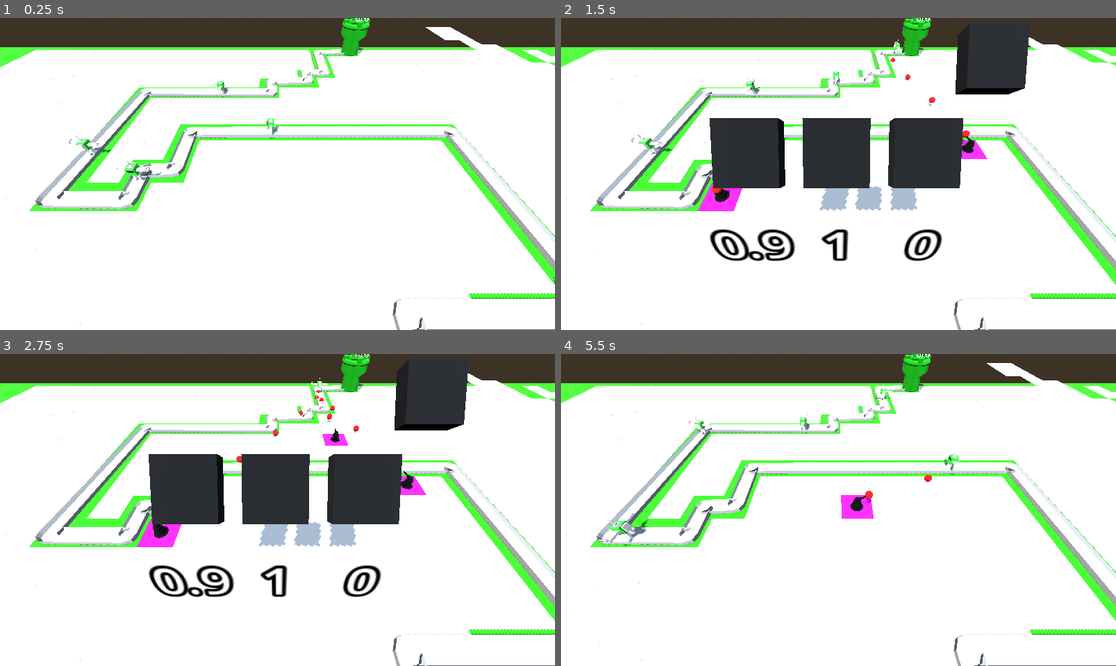
Above: before the commit, frames 1-4 (two rows, left to right).
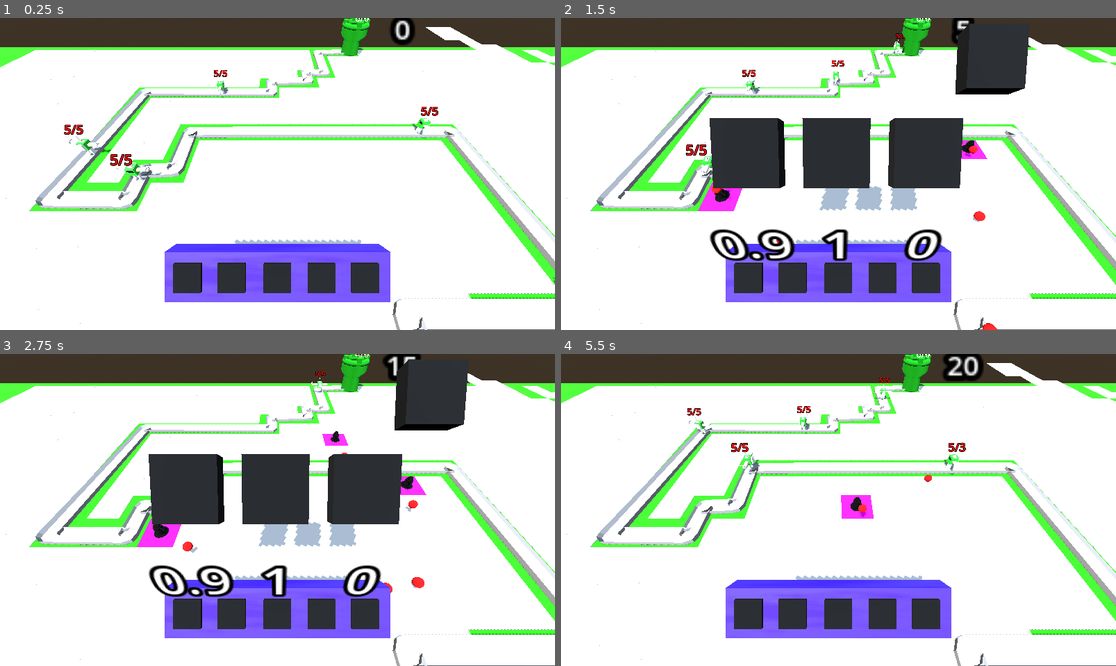
Above: after the commit, the same moments.

Repository: isaacK-428/barbarian-blaster
Game: Godot game, scene res://scenes/main_scene.tscn
The game is run twice, just before and just after one commit, with the same random seed, the same clock (stepped at 60 frames per second) and the same inputs.
Inputs (mouse positions are in pixels of both pictures, inside the frame that each line leads up to):
- Up to frame 1 (0.25 s): no input
- Up to frame 2 (1.5 s): move the mouse to (960, 158) at 0.52 s; press the mouse at (960, 158) at 0.53 s; move the mouse to (727, 189) at 1.27 s; release the mouse at (727, 189) at 1.28 s; click (727, 189) at 1.35 s
- Up to frame 3 (2.75 s): move the mouse to (333, 441) at 2.02 s; press the mouse at (333, 441) at 2.03 s
- Up to frame 4 (5.5 s): move the mouse to (810, 572) at 2.77 s; release the mouse at (810, 572) at 2.78 s; click (810, 572) at 2.85 s; tap Enter at 3.5 s; move the mouse to (1005, 556) at 3.52 s; press the mouse at (1005, 556) at 3.53 s; tap R (restart) at 4.25 s; move the mouse to (672, 463) at 4.27 s; release the mouse at (672, 463) at 4.28 s; click (672, 463) at 4.35 s; move the mouse to (866, 510) at 5.02 s; press the mouse at (866, 510) at 5.03 s

The runs differ from the first frame. In frame 1, 8.5% of the frame differs, in the area x 6-82%, y 0-94%; in frame 2, 7.7%; in frame 3, 7.5%; in frame 4, 9.0%, in the area x 6-77%, y 0-92%.

Commit message:
fixed another upgrade bug
forgot to give an individual uogrades array to each turret

Diff:
--- a/enemy/enemy.gd
+++ b/enemy/enemy.gd
@@ -5,7 +5,7 @@
 @onready var base = get_tree().get_first_node_in_group("base")
 func _ready() -> void:
 	#progress = 0.0
-	こんにちは()
+	pass
 
 
 
@@ -16,5 +16,3 @@
 		queue_free()
 func move(delta):
 	progress+=speed*delta
-func こんにちは():
-	print("oh my gosh")
--- a/enemy/enemy.tscn
+++ b/enemy/enemy.tscn
@@ -48,3 +48,11 @@
 
 [node name="guy" parent="." unique_id=1930261839 instance=ExtResource("3_ppra6")]
 transform = Transform3D(0.52, 0, 0, 0, 0.52, 0, 0, 0, 0.52, 0.10424048, -0.04240322, -0.17499852)
+
+[node name="Label3D" type="Label3D" parent="." unique_id=898717934]
+transform = Transform3D(1, 0, 0, 0, 1, 0, 0, 0, 1, 0, 3.8817723, -0.60075665)
+pixel_size = 0.025
+billboard = 1
+modulate = Color(1, 0, 0, 1)
+text = "5/5"
+font_size = 64
--- a/enemy/why.gd
+++ b/enemy/why.gd
@@ -1,6 +1,7 @@
 extends StaticBody3D
 
 var health = 5
+var max_health = 5
 var enemy_type = null
 # Called when the node enters the scene tree for the first time.
 func _ready() -> void:
@@ -11,10 +12,12 @@
 func _process(delta: float) -> void:
 	pass
 func take_damage(amount):
+	print("enemy took damage")
 	health-=amount
+	$"../Label3D".text = str(max_health)+"/"+str(health)
 	if health<=0:
 		die()
-	print(health)
+	print("new health ",health,"amount ",amount)
 func die():
 	print("die")
 	Cheese.gold+=get_parent().enemy_type.gold
--- a/scenes/main_scene.tscn
+++ b/scenes/main_scene.tscn
@@ -1,5 +1,6 @@
 [gd_scene format=3 uid="uid://1wc2exynbr6l"]
 
+[ext_resource type="Script" uid="uid://di8mvcxe6a8cv" path="res://scripts/main_scene.gd" id="1_18nlu"]
 [ext_resource type="MeshLibrary" uid="uid://d4atid5far3g8" path="res://meh_libraries/space_library.tres" id="1_pw63i"]
 [ext_resource type="PackedScene" uid="uid://bd0n6xykj3ssc" path="res://enemy/enemy.tscn" id="2_7ykc4"]
 [ext_resource type="PackedScene" uid="uid://d27ewpm3ru2to" path="res://scenes/ray_picker_camera.tscn" id="2_pu3yx"]
@@ -7,6 +8,10 @@
 [ext_resource type="Script" uid="uid://djnaialfas3qu" path="res://scripts/new_gd_script.gd" id="4_c16ls"]
 [ext_resource type="Script" uid="uid://bbmypsmpy1b4f" path="res://scripts/turret_manager.gd" id="5_gubc5"]
 [ext_resource type="PackedScene" uid="uid://dmntbutp7xgx" path="res://scenes/turret.tscn" id="6_rt2n2"]
+
+[sub_resource type="Curve" id="Curve_18nlu"]
+_data = [Vector2(0, 0), 0.0, 0.0, 0, 0, Vector2(1, 1), 0.0, 0.0, 0, 0]
+point_count = 2
 
 [sub_resource type="ProceduralSkyMaterial" id="ProceduralSkyMaterial_c16ls"]
 
@@ -27,12 +32,6 @@
 "tilts": PackedFloat32Array(0, 0, 0, 0, 0, 0, 0, 0, 0, 0, 0, 0, 0, 0, 0, 0, 0)
 }
 point_count = 17
-
-[sub_resource type="Resource" id="Resource_c16ls"]
-resource_local_to_scene = true
-script = ExtResource("4_c16ls")
-speed = 7
-health = 6
 
 [sub_resource type="Resource" id="Resource_18nlu"]
 resource_local_to_scene = true
@@ -58,7 +57,15 @@
 speed = 7
 health = 6
 
+[sub_resource type="Resource" id="Resource_mngbo"]
+resource_local_to_scene = true
+script = ExtResource("4_c16ls")
+speed = 7
+health = 6
+
 [node name="main_scene" type="Node3D" unique_id=549404268]
+script = ExtResource("1_18nlu")
+spawn_curve = SubResource("Curve_18nlu")
 
 [node name="WorldEnvironment" type="WorldEnvironment" parent="." unique_id=645110574]
 environment = SubResource("Environment_c1pb6")
@@ -133,31 +140,31 @@
 [node name="enemy" parent="Path3D" unique_id=1077895707 instance=ExtResource("2_7ykc4")]
 transform = Transform3D(-0.013331696, 0, -0.99990505, 0, 1, 0, 0.99990505, 0, -0.013331696, 37.06639, 0, 1.4603647)
 progress = 112.29606
-enemy_type = SubResource("Resource_c16ls")
+enemy_type = SubResource("Resource_18nlu")
 speed = 36.35
 
 [node name="enemy2" parent="Path3D" unique_id=2111689381 instance=ExtResource("2_7ykc4")]
-transform = Transform3D(0.9998467, 0, 0.015869386, 0, 1, 0, -0.015869386, 0, 0.9998467, 25.70135, 0, 10.197538)
+transform = Transform3D(0.99984616, 0, 0.015869377, 0, 1, 0, -0.015869377, 0, 0.99984616, 25.70135, 0, 10.197538)
 progress = 92.20013
-enemy_type = SubResource("Resource_18nlu")
+enemy_type = SubResource("Resource_c1pb6")
 speed = 36.35
 
 [node name="enemy3" parent="Path3D" unique_id=2086743075 instance=ExtResource("2_7ykc4")]
-transform = Transform3D(0.0030163974, 0, -0.99998677, 0, 1, 0, 0.99998677, 0, 0.0030163974, 4.0727105, 0, 13.699107)
-progress = 67.080215
-enemy_type = SubResource("Resource_c1pb6")
+transform = Transform3D(-0.9999778, 0, 0.0051885475, 0, 1, 0, -0.0051885475, 0, -0.9999778, -14.306612, 0, 9.443232)
+progress = 44.36688
+enemy_type = SubResource("Resource_6wevv")
 speed = 36.35
 
 [node name="enemy4" parent="Path3D" unique_id=788466399 instance=ExtResource("2_7ykc4")]
-transform = Transform3D(0.007537194, 0, 0.9999325, 0, 1, 0, -0.9999325, 0, 0.007537194, 32.17329, 0, 25.624714)
+transform = Transform3D(0.00753719, 0, 0.999932, 0, 1, 0, -0.999932, 0, 0.00753719, 32.17329, 0, 25.624714)
 progress = 143.44475
-enemy_type = SubResource("Resource_6wevv")
+enemy_type = SubResource("Resource_e1cbu")
 speed = 36.35
 
 [node name="enemy5" parent="Path3D" unique_id=430166604 instance=ExtResource("2_7ykc4")]
-transform = Transform3D(0.00044172688, 0, 0.9999568, 0, 1, 0, -0.9999568, 0, 0.00044172688, -2.7812457, 0, -9.545196)
+transform = Transform3D(0.00044172665, 0, 0.99995625, 0, 1, 0, -0.99995625, 0, 0.00044172665, -2.7812457, 0, -9.545196)
 progress = 13.946575
-enemy_type = SubResource("Resource_e1cbu")
+enemy_type = SubResource("Resource_mngbo")
 speed = 36.35
 
 [node name="base" parent="." unique_id=2070879093 instance=ExtResource("3_7ykc4")]
@@ -171,3 +178,20 @@
 
 [node name="OmniLight3D" type="OmniLight3D" parent="." unique_id=1542534033]
 transform = Transform3D(1, 0, 0, 0, 1, 0, 0, 0, 1, 25, 12, 0)
+
+[node name="enemy_spawn" type="Timer" parent="." unique_id=982898853]
+wait_time = 1.154
+autostart = true
+
+[node name="Timer" type="Timer" parent="enemy_spawn" unique_id=69847574]
+autostart = true
+
+[node name="Label3D" type="Label3D" parent="." unique_id=1710270205]
+transform = Transform3D(1, 0, 0, 0, 1, 0, 0, 0, 1, -16.220886, 5.8807983, 43.841797)
+pixel_size = 0.4233
+billboard = 1
+text = "Gold"
+font_size = 15
+
+[connection signal="timeout" from="enemy_spawn" to="." method="_on_enemy_spawn_timeout"]
+[connection signal="timeout" from="enemy_spawn/Timer" to="." method="_on_timer_timeout"]
--- /dev/null
+++ b/scenes/progress_bar.tscn
@@ -0,0 +1,19 @@
+[gd_scene format=3 uid="uid://dkbt56fgq88cy"]
+
+[sub_resource type="StyleBoxFlat" id="StyleBoxFlat_wqjxn"]
+bg_color = Color(0, 0, 0, 1)
+
+[sub_resource type="StyleBoxFlat" id="StyleBoxFlat_vt3ux"]
+bg_color = Color(0.97920626, 2.8397144e-06, 3.85046e-07, 1)
+
+[node name="ProgressBar" type="ProgressBar" unique_id=586199426]
+offset_left = -99.0
+offset_top = -12.0
+offset_right = 100.0
+offset_bottom = 15.0
+theme_override_constants/outline_size = 8
+theme_override_font_sizes/font_size = 17
+theme_override_styles/background = SubResource("StyleBoxFlat_wqjxn")
+theme_override_styles/fill = SubResource("StyleBoxFlat_vt3ux")
+max_value = 5.0
+value = 3.0
--- a/scenes/ray_picker_camera.tscn
+++ b/scenes/ray_picker_camera.tscn
@@ -3,6 +3,24 @@
 [ext_resource type="Script" uid="uid://tsykvxrv4eq8" path="res://scripts/ray_picker_camera.gd" id="1_kikph"]
 [ext_resource type="PackedScene" uid="uid://0ujdds1c3i1" path="res://scenes/button.tscn" id="2_yjt0p"]
 [ext_resource type="PackedScene" uid="uid://chxfjmishtit5" path="res://scenes/upgrade_panel_thing.tscn" id="3_pjwn7"]
+
+[sub_resource type="BoxMesh" id="BoxMesh_pjwn7"]
+size = Vector3(12.59, 2.83, 1.29)
+
+[sub_resource type="FastNoiseLite" id="FastNoiseLite_pjwn7"]
+noise_type = 3
+seed = -2
+offset = Vector3(-1000, 0, 0)
+
+[sub_resource type="NoiseTexture2D" id="NoiseTexture2D_jy3mm"]
+noise = SubResource("FastNoiseLite_pjwn7")
+
+[sub_resource type="StandardMaterial3D" id="StandardMaterial3D_fhtue"]
+albedo_color = Color(0.22745098, 0.12156863, 1, 1)
+roughness_texture = SubResource("NoiseTexture2D_jy3mm")
+
+[sub_resource type="BoxShape3D" id="BoxShape3D_pjwn7"]
+size = Vector3(12.788788, 2.6798706, 0.001)
 
 [node name="Ray_picker_camera" type="Camera3D" unique_id=900430209 groups=["camera"]]
 transform = Transform3D(1, 1.7254735e-07, -2.8255704e-08, -4.7436668e-08, 0.4232825, 0.90599775, 1.6828764e-07, -0.90599775, 0.4232825, 0, 0, 0)
@@ -10,6 +28,7 @@
 
 [node name="RayCast3D" type="RayCast3D" parent="." unique_id=457775816]
 transform = Transform3D(78.5, 0, 0, 0, 78.5, 0, 0, 0, 78.5, 0, 0, 0)
+visible = false
 collide_with_areas = true
 
 [node name="up_grade_UI" type="Node3D" parent="." unique_id=1248385027]
@@ -60,6 +79,38 @@
 [node name="Label3D" type="Label3D" parent="up_grade_UI" unique_id=994029802]
 transform = Transform3D(1, 0, -1.3500312e-13, 0, 1, 0, 0, 0, 1, -6.0000014, 7.4857073, -12.327373)
 visible = false
-pixel_size = 0.1
-text = "Upgrade"
+pixel_size = 1.7732
 font_size = 50
+
+[node name="Node3D" type="Node3D" parent="." unique_id=101901183]
+
+[node name="MeshInstance3D" type="MeshInstance3D" parent="." unique_id=1576912195]
+transform = Transform3D(1, 0, -1.4210855e-14, 0, 1, 0, 0, 0, 1, 9.007746e-07, -5.7624836, -12.000013)
+mesh = SubResource("BoxMesh_pjwn7")
+surface_material_override/0 = SubResource("StandardMaterial3D_fhtue")
+
+[node name="button" parent="MeshInstance3D" unique_id=1251034840 instance=ExtResource("2_yjt0p")]
+transform = Transform3D(0.52, 7.1054274e-15, 7.1054274e-15, 1.4210855e-14, 0.0045378357, 0.5199802, 0, -0.5199802, 0.0045378357, -4.9493327, 0.11101198, 0.5268259)
+index = 5
+
+[node name="button2" parent="MeshInstance3D" unique_id=1972948206 instance=ExtResource("2_yjt0p")]
+transform = Transform3D(0.52, 1.4210855e-14, 7.1054274e-15, 2.842171e-14, 0.0045378357, 0.5199802, -7.1054274e-15, -0.5199802, 0.0045378357, -2.503531, 0.11101246, 0.5268278)
+index = 6
+
+[node name="button3" parent="MeshInstance3D" unique_id=1421422813 instance=ExtResource("2_yjt0p")]
+transform = Transform3D(0.52, 1.4210855e-14, 7.1054274e-15, 2.842171e-14, 0.0045378357, 0.5199802, -7.1054274e-15, -0.5199802, 0.0045378357, 0.04048275, 0.111012936, 0.5268278)
+index = 7
+
+[node name="button4" parent="MeshInstance3D" unique_id=982722322 instance=ExtResource("2_yjt0p")]
+transform = Transform3D(0.52, 1.7763568e-14, 7.1054274e-15, 3.5527137e-14, 0.0045378357, 0.5199802, -1.0658141e-14, -0.5199802, 0.0045378357, 2.4958847, 0.11101341, 0.52682877)
+index = 8
+
+[node name="button5" parent="MeshInstance3D" unique_id=2002710640 instance=ExtResource("2_yjt0p")]
+transform = Transform3D(0.52, 2.1316282e-14, 7.1054274e-15, 4.973799e-14, 0.0045378357, 0.5199802, -1.7763568e-14, -0.5199802, 0.0045378357, 4.8937154, 0.111014366, 0.52682877)
+index = 9
+
+[node name="StaticBody3D" type="StaticBody3D" parent="MeshInstance3D" unique_id=1344290745]
+
+[node name="CollisionShape3D" type="CollisionShape3D" parent="MeshInstance3D/StaticBody3D" unique_id=704053784]
+transform = Transform3D(1, 0, 0, 0, 1, 0, 0, 0, 1, -0.023593407, -0.03040409, -0.6267576)
+shape = SubResource("BoxShape3D_pjwn7")
--- /dev/null
+++ b/scenes/spawn_rate_curve.tres
@@ -0,0 +1,5 @@
+[gd_resource type="Curve" format=3 uid="uid://bd16ew5caqjsd"]
+
+[resource]
+_data = [Vector2(0.08713693, 0.025114179), 0.0, 0.0, 0, 0, Vector2(1, 0.9863014), 0.0, 0.0, 0, 0]
+point_count = 2
--- /dev/null
+++ b/scripts/main_scene.gd
@@ -0,0 +1,29 @@
+extends Node3D
+
+@export var spawn_curve: Curve = null
+@export var timer_length := 4.9
+var enemy = preload("res://enemy/enemy.tscn")
+@export var big_number = 100
+var time_passed = 0
+
+# Called when the node enters the scene tree for the first time.
+func _ready() -> void:
+	pass # Replace with function body.
+
+
+# Called every frame. 'delta' is the elapsed time since the previous frame.
+func _process(delta: float) -> void:
+	$Label3D.text = str(Cheese.gold)
+
+
+func _on_enemy_spawn_timeout() -> void:
+	$enemy_spawn.wait_time = timer_length
+	var E_I = enemy.instantiate()
+	$Path3D.add_child(E_I)
+	E_I.progress = 0.0
+
+
+
+func _on_timer_timeout() -> void:
+	time_passed+=1
+	#print(time_passed)
Not shown, added: scripts/main_scene.gd.uid
